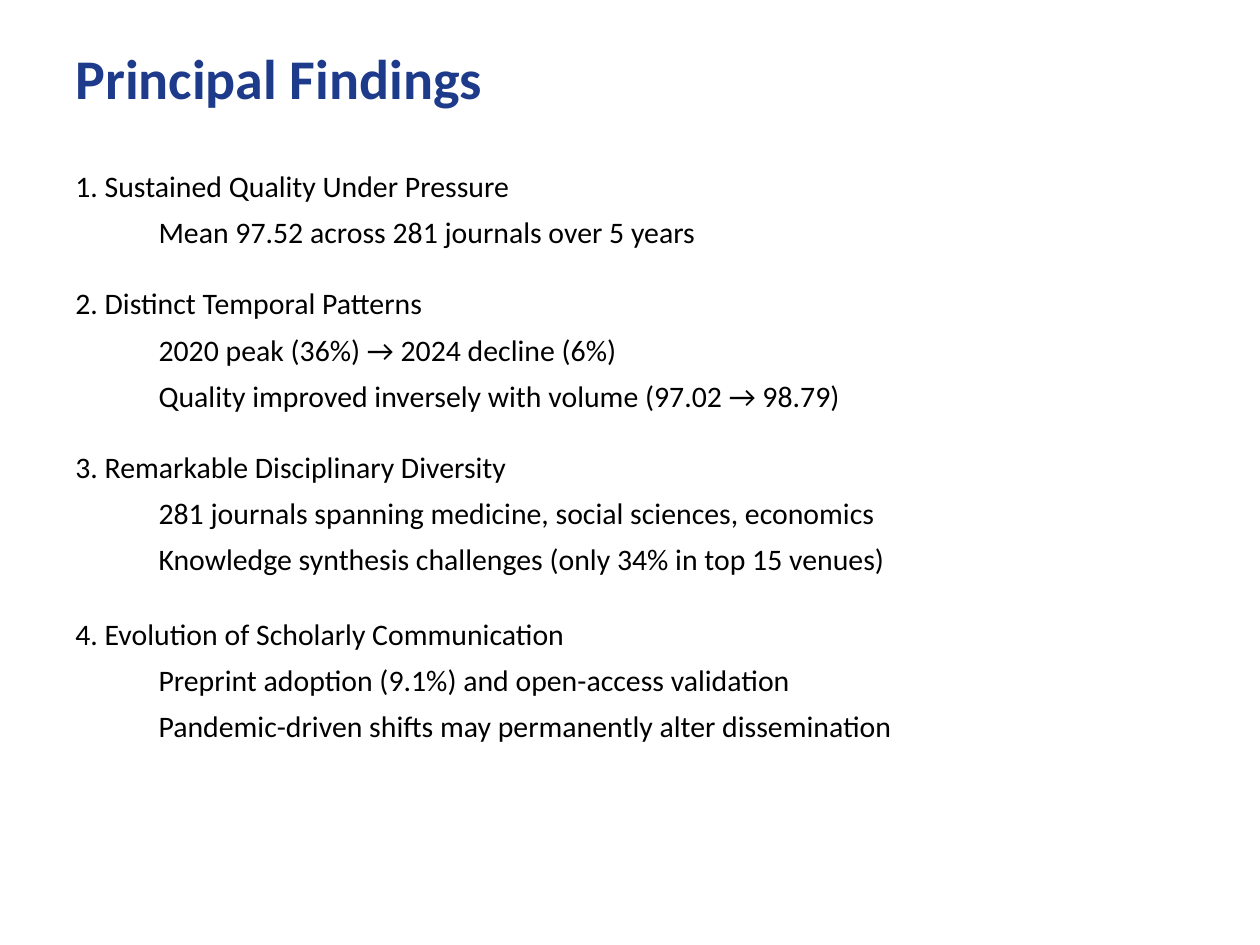
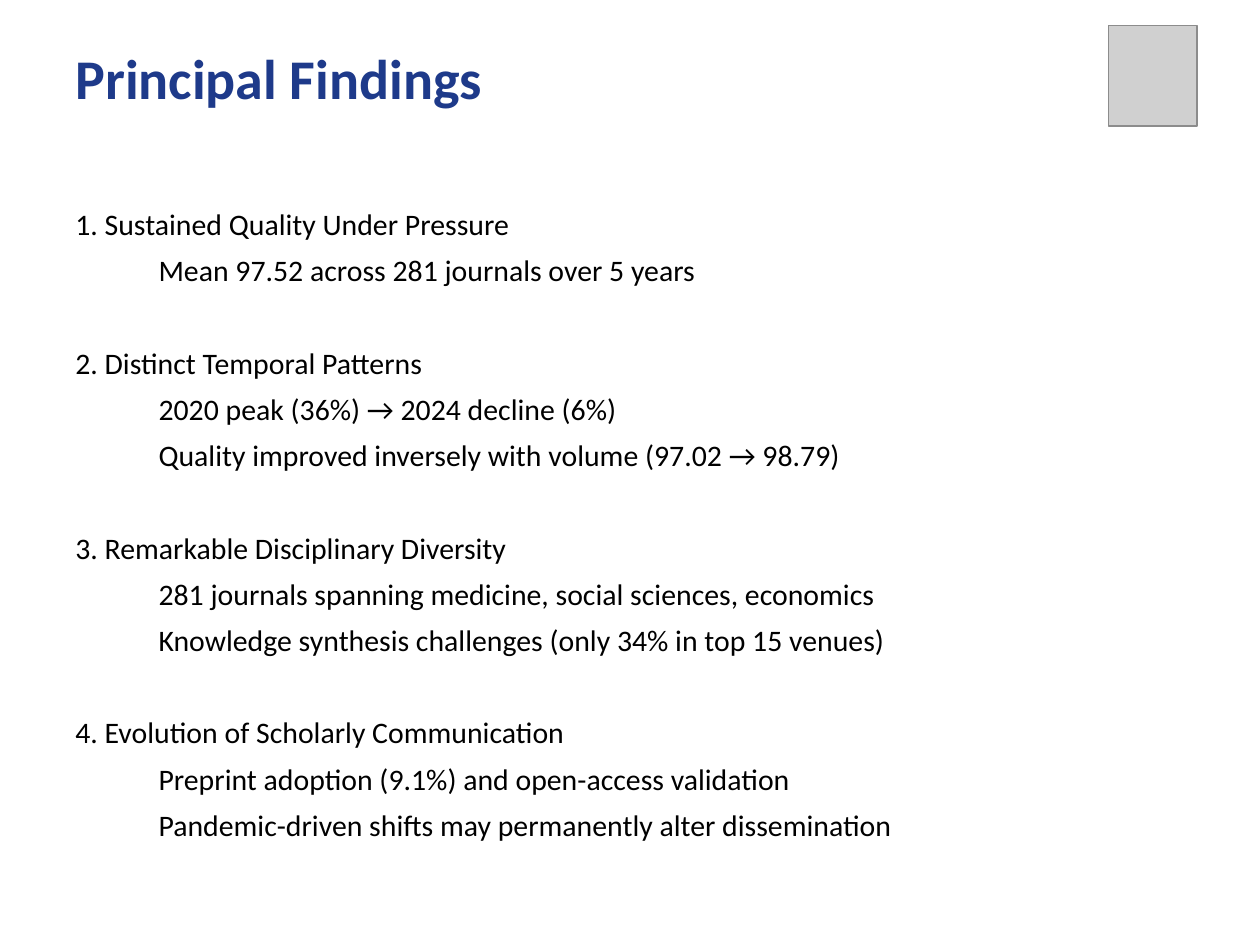
Before and after one commit to eskgyimah/Capstone, a slide deck: slide 8 of PRESENTATION/CAPSTONE_PRESENTATION.pptx. Drawn at 1260x945 pixels with LibreOffice and Linux fonts; fonts in the diff are those of the drawing; grey boxes stand for pictures. Boxes give left, top, right and bottom in pixels: in the first picture for what was removed or moved away, otherwise in the second. Text is boxed around its words. In the diff, an @@ line names an element or a change of style, - is before the commit and + after.

```diff
--- a/PRESENTATION/CAPSTONE_PRESENTATION.pptx
+++ b/PRESENTATION/CAPSTONE_PRESENTATION.pptx
@@ picture added at bbox=[1109, 25, 1197, 126] @@
@@ text "1. Sustained Quality Under Pressure" rewrapped from bbox=[75, 176, 891, 742] to bbox=[75, 214, 891, 841] @@
```
Also in this commit, not shown: 9 other slides changed.
